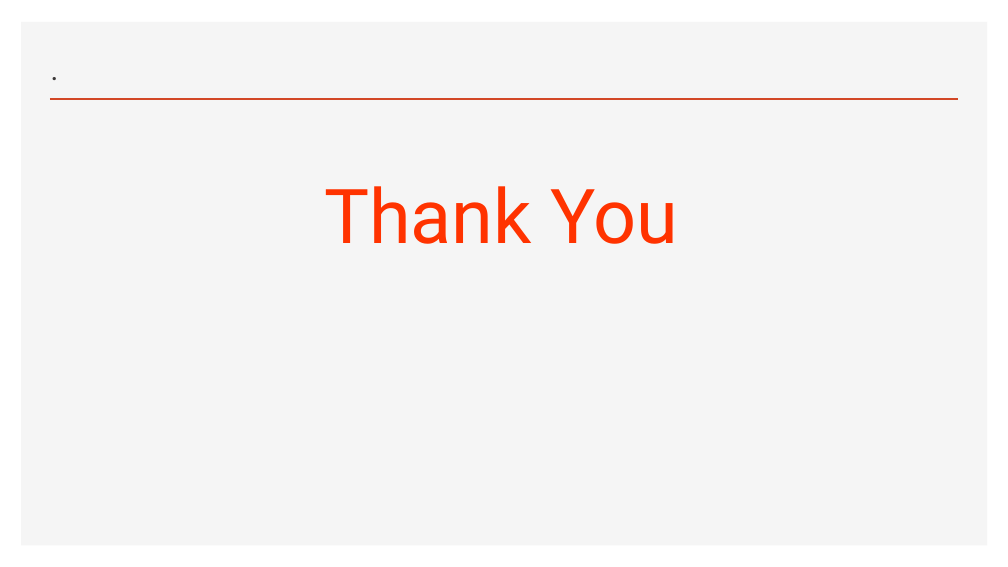
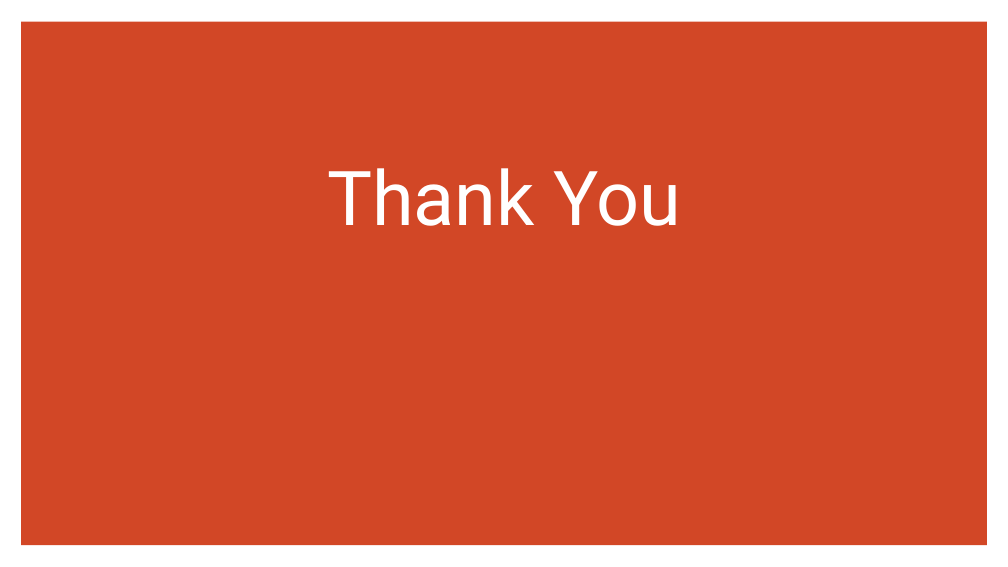
Before and after one commit to Gekko12/Eco-fertilization, a slide deck: slide 29 of LR.pptx (slide 23 before the commit). Drawn at 1008x567 pixels with LibreOffice and Linux fonts; fonts in the diff are those of the drawing. Boxes give left, top, right and bottom in pixels: in the first picture for what was removed or moved away, otherwise in the second. Text is boxed around its words. In the diff, an @@ line names an element or a change of style, - is before the commit and + after.

```diff
--- a/LR.pptx
+++ b/LR.pptx
@@ rectangle at [21, 22, 988, 546]: fill #F5F5F5 to #D24726 @@
@@ title "Thank You": place and size @@
-title "Thank You" at [324, 186, 678, 244]
+title "Thank You" at [327, 168, 681, 226]
@@ title "Thank You" at [327, 168, 681, 226]: text colour #FF3300 to #FFFFFF; vertical alignment top to bottom @@
@@ title removed at [43, 37, 612, 90] @@
-.
@@ line removed from (50, 99) to (958, 99) @@
```
Also in this commit, not shown: 6 slides added, 4 other files.
